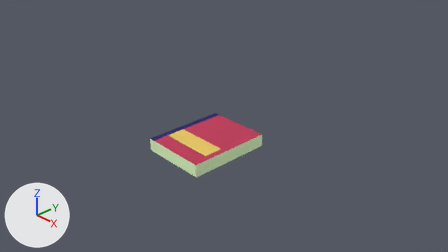
A saved change to the Blender file Javoc/Assets/meshes/complementos/libro.blend.
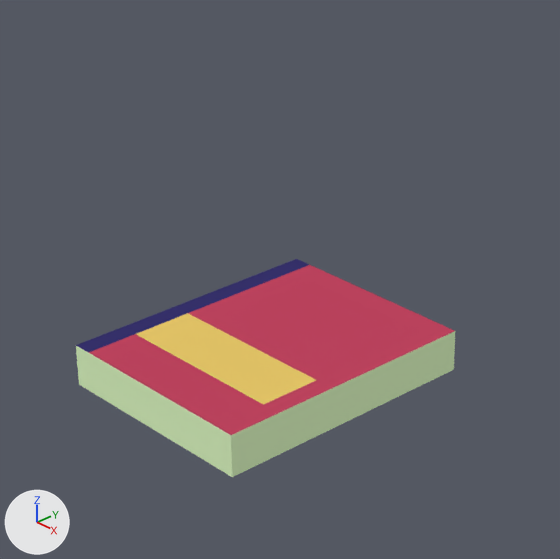
Old and new are each drawn from the file's camera 'Camera' and again close up on the part from 29% to 65% of the width and 15% to 80% of the height. The axes (+X, +Y, +Z) are drawn at lower left. The lights are the same throughout.

Before the edit, the objects in view are built like this:
```python
mat_hojas = diffuse_material('hojas')
mat_hojas.base_color = (0.774, 1.0, 0.581)  # green #e4ffc9
me_cube = bpy.data.meshes.new('Cube')
me_cube.from_pydata(...)  # 32 vertices, 30 faces; spans x -0.8..0.8, y -1.0..1.0, z -0.15..0.15
# faces by material slot: [10, 2, 9, 9]
me_cube.materials.append(mat_frente)  # red #c04460
me_cube.materials.append(mat_cubierta)  # yellow #e7c869
me_cube.materials.append(mat_lomo)  # dark blue #37326d
me_cube.materials.append(mat_hojas)  # green #e4ffc9
ob_cube = bpy.data.objects.new('Cube', me_cube)
ob_cube.location = (0.0, 0.0, 0.0)
```
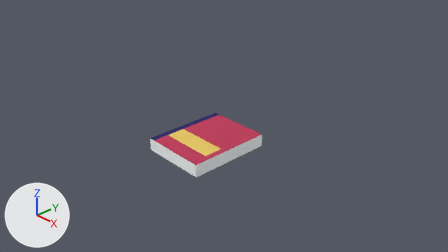
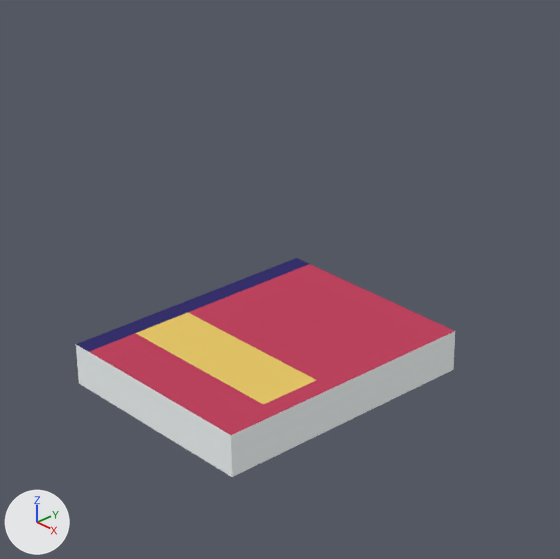
The newer file is also rescaled (x0.2), turned or shifted as a whole; pictures and numbers use the older file's frame.

Boxes [x1, y1, x2, y2] around the edits, measured in the close-ups (560 x 559 px):
'Cube', recoloured (green to white): [76, 258, 455, 477] in both

Diff of the bpy script that builds the scene:
```diff
--- a/Javoc/Assets/meshes/complementos/libro.blend.py
+++ b/Javoc/Assets/meshes/complementos/libro.blend.py
@@ mat_hojas @@
 mat_hojas = diffuse_material('hojas')
-mat_hojas.base_color = (0.774, 1.0, 0.581)  # green #e4ffc9
+mat_hojas.base_color = (0.95, 1.0, 1.0)  # white #f9ffff
```
